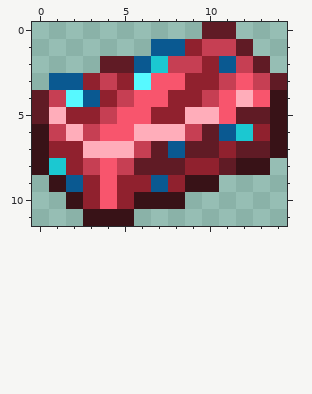
Pixel-art sprite -- Items/Placeable/Bar/BerserkerBar.png. The picture above is the old version.
The file is 30x24 pixels, drawn in blocks of 2x2; one block is one cell here.
Once edited:
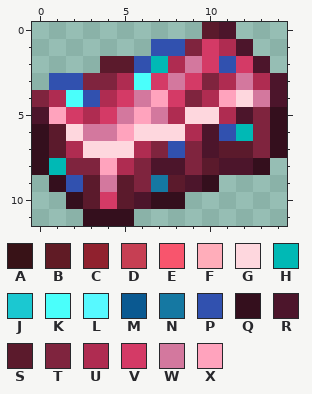
Palette (. is transparent): A #381217  B #601b25  C #90212e  D #c63f53  E #f8556d  F #ffadba  G #fed7de  H #00b9b5  J #1bc8d1  K #4afffb  L #57f9ff  M #0a5991  N #1578a2  P #3151af  Q #340f1d  R #4c152b  S #5b1a2c  T #7f243e  U #af2c51  V #d43a66  W #d3789e  X #ffa3bd
Commit: Berserker sprites they purple now
Change:
Changed rows in their new state; - is an unchanged pixel.
first column x 0:
 0 ----------SR---
 1 -------PPTVUR--
 2 ----SSPHUWVPVR-
 3 -PPTTUKVWVTUWUR
 4 TUKPUVWXVTUXGWR
 5 RXVUVWXWUGGURTQ
 6 QSGWWXGGGURPHTQ
 7 QSUGGGUTPTRSSTQ
 8 QHTTXUTRRTSRRQ-
 9 -QPSWSTNSRQ----
10 --QSVSRQQ------
11 ---QQQ---------
Pixel boxes of the changes (left, top, right, bottom) in both pictures:
changed: (32, 22, 287, 226)
